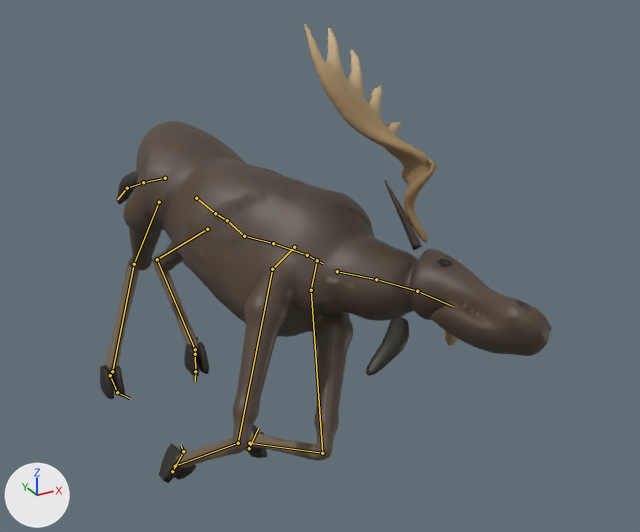
Two versions of the glTF model game/public/assets/models/creature/creature_marsh_moose.glb, one commit apart.
The view is the same before and after, from a 50 mm camera at (-1.5, -4.3, 3.34) aimed at (0.74, -0.22, 1.3). The axes (+X, +Y, +Z) are drawn at lower left. The lights are the same throughout. The older version comes first. Both versions are drawn at frame 13 of the action 'Death'; the numbers are the values there. The bones that change, and the others that lie on the model, are drawn over the model as lines.

Names of what the first picture shows: 'marsh_moose_anatomy'.
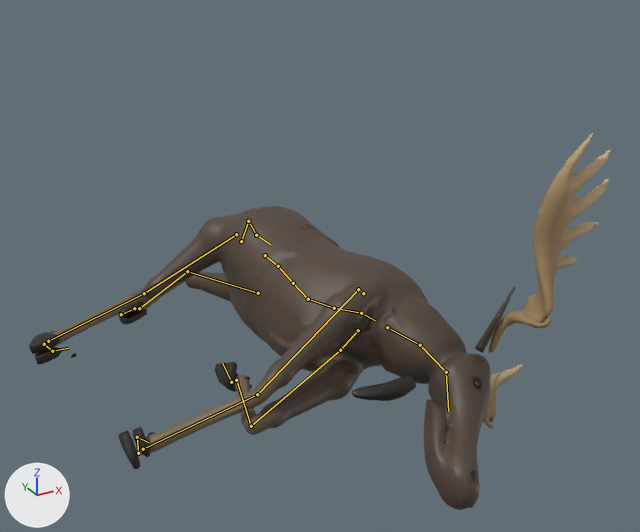
What differs and where, as boxes [x1, y1, x2, y2] in the pictures (640 x 532 px):
'marsh_moose_anatomy', posed (29% wider, 18% shorter): before [100, 24, 552, 483]; after [29, 133, 611, 510]
bone 'pelvis', root to tip: before (196, 198) to (215, 213); after (265, 255) to (278, 266)
bone 'spine_01', root to tip: before (215, 213) to (227, 220); after (278, 266) to (293, 283)
bone 'spine_02', root to tip: before (227, 220) to (244, 236); after (293, 283) to (308, 299)
bone 'spine_03', root to tip: before (244, 236) to (273, 243); after (308, 299) to (334, 308)
bone 'spine_04', root to tip: before (273, 243) to (307, 255); after (334, 308) to (361, 313)
bone 'spine_05', root to tip: before (307, 255) to (323, 263); after (361, 313) to (375, 320)
bone 'neck_01', root to tip: before (337, 271) to (376, 279); after (387, 327) to (420, 345)
bone 'neck_02', root to tip: before (376, 279) to (417, 291); after (420, 345) to (446, 372)
bone 'head', root to tip: before (417, 291) to (453, 306); after (446, 372) to (448, 411)
bone 'frontleg_scapula_l', root to tip: before (317, 260) to (311, 290); after (358, 330) to (340, 350)
bone 'frontleg_hip_l', root to tip: before (311, 290) to (322, 453); after (340, 350) to (251, 426)
bone 'frontleg_knee1_l', root to tip: before (322, 453) to (249, 443); after (251, 426) to (236, 380)
bone 'frontleg_knee2_l', root to tip: before (249, 443) to (249, 448); after (236, 380) to (231, 382)
bone 'frontleg_ankle_l', root to tip: before (249, 448) to (258, 428); after (231, 382) to (222, 363)
bone 'frontleg_scapula_r', root to tip: before (294, 247) to (272, 269); after (363, 293) to (358, 289)
bone 'frontleg_hip_r', root to tip: before (272, 269) to (238, 443); after (358, 289) to (257, 394)
bone 'frontleg_knee1_r', root to tip: before (238, 443) to (175, 466); after (257, 394) to (143, 449)
bone 'frontleg_knee2_r', root to tip: before (175, 466) to (172, 471); after (143, 449) to (138, 453)
bone 'frontleg_ankle_r', root to tip: before (172, 471) to (183, 451); after (138, 453) to (137, 437)
bone 'tail_01', root to tip: before (165, 178) to (143, 182); after (241, 241) to (248, 221)
bone 'tail_02', root to tip: before (143, 182) to (127, 188); after (248, 221) to (256, 235)
bone 'tail_03', root to tip: before (127, 188) to (117, 199); after (256, 235) to (270, 244)
bone 'thigh_l', root to tip: before (207, 229) to (157, 259); after (258, 293) to (187, 271)
bone 'calf_l', root to tip: before (157, 259) to (195, 349); after (187, 271) to (139, 308)
bone 'hindleg_knee2_l', root to tip: before (195, 349) to (195, 354); after (139, 308) to (134, 308)
bone 'hindleg_ankle_l', root to tip: before (195, 354) to (195, 371); after (134, 308) to (121, 314)
bone 'thigh_r', root to tip: before (159, 202) to (134, 264); after (236, 234) to (144, 293)
bone 'calf_r', root to tip: before (134, 264) to (112, 371); after (144, 293) to (48, 341)
bone 'hindleg_knee2_r', root to tip: before (112, 371) to (110, 375); after (48, 341) to (44, 344)
bone 'hindleg_ankle_r', root to tip: before (110, 375) to (117, 392); after (44, 344) to (52, 351)
bone 'hindleg_ball_r', root to tip: before (117, 392) to (130, 398); after (52, 351) to (68, 348)

The edits, one by one:
Bone 'pelvis' (bone_pelvis) moves from (0.318, 0.0, 0.13) to (0.814, -0.102, 0.648).
Bone 'pelvis' (bone_pelvis) turns from (16, -37, -22) to (-2, -73, 2) degrees about its own x, y and z.
Bone 'spine_01' (bone_spine_01) turns from (6, 0, -24) to (-3, -6, 13) degrees about its own x, y and z.
Bone 'spine_02' (bone_spine_02) turns from (-6, 1, 16) to (1, -11, -5) degrees about its own x, y and z.
Bone 'spine_03' (bone_spine_03) turns from (1, 7, -16) to (0, -5, 6) degrees about its own x, y and z.
Bone 'spine_04' (bone_spine_04) turns from (1, 6, -15) to (-1, -7, 8) degrees about its own x, y and z.
Bone 'spine_05' (bone_spine_05) turns from (12, -6, 20) to (-5, -1, -9) degrees about its own x, y and z.
Bone 'neck_01' (bone_neck_01) turns from (-5, -14, -8) to (1, 8, -5) degrees about its own x, y and z.
Bone 'neck_02' (bone_neck_02) turns from (-11, -16, -3) to (1, 7, -10) degrees about its own x, y and z.
Bone 'head' (bone_head) turns from (-18, 9, 8) to (5, 0, -8) degrees about its own x, y and z.
Bone 'frontleg_scapula_l' (bone_frontleg_scapula_l) turns from (0, 0, 0) to (-8, -4, 2) degrees about its own x, y and z.
Bone 'frontleg_hip_l' (bone_frontleg_hip_l) turns from (44, 14, 4) to (13, 14, 4) degrees about its own x, y and z.
Bone 'frontleg_knee1_l' (bone_frontleg_knee1_l) turns from (-104, 0, 6) to (-133, 0, 6) degrees about its own x, y and z.
Bone 'frontleg_knee2_l' (bone_frontleg_knee2_l) turns from (100, -6, 14) to (100, 12, -50) degrees about its own x, y and z.
Bone 'frontleg_ankle_l' (bone_frontleg_ankle_l) turns from (32, -64, 121) to (-124, -28, 8) degrees about its own x, y and z.
Bone 'frontleg_scapula_r' (bone_frontleg_scapula_r) turns from (0, 0, 0) to (-28, 12, -10) degrees about its own x, y and z.
Bone 'frontleg_hip_r' (bone_frontleg_hip_r) turns from (31, 24, 12) to (-15, 20, 24) degrees about its own x, y and z.
Bone 'frontleg_knee1_r' (bone_frontleg_knee1_r) turns from (-77, 0, -6) to (-30, 0, -6) degrees about its own x, y and z.
Bone 'frontleg_knee2_r' (bone_frontleg_knee2_r) turns from (64, 1, 4) to (-39, -174, 0) degrees about its own x, y and z.
Bone 'frontleg_ankle_r' (bone_frontleg_ankle_r) turns from (69, -108, 87) to (48, 16, 119) degrees about its own x, y and z.
Bone 'tail_01' (bone_tail_01) turns from (44, 5, -11) to (-52, -23, -44) degrees about its own x, y and z.
Bone 'tail_02' (bone_tail_02) turns from (-40, 4, 10) to (1, -3, 130) degrees about its own x, y and z.
Bone 'tail_03' (bone_tail_03) turns from (-22, 4, 20) to (-61, 0, 0) degrees about its own x, y and z.
Bone 'thigh_l' (bone_thigh_l) turns from (-50, 13, 18) to (-75, -3, -5) degrees about its own x, y and z.
Bone 'calf_l' (bone_calf_l) turns from (122, -22, 15) to (136, 10, 15) degrees about its own x, y and z.
Bone 'hindleg_knee2_l' (bone_hindleg_knee2_l) turns from (-62, -5, -10) to (-63, -3, -24) degrees about its own x, y and z.
Bone 'hindleg_ankle_l' (bone_hindleg_ankle_l) turns from (-4, -3, 7) to (-8, 2, 30) degrees about its own x, y and z.
Bone 'thigh_r' (bone_thigh_r) turns from (-30, -9, 54) to (-24, 22, 12) degrees about its own x, y and z.
Bone 'calf_r' (bone_calf_r) turns from (62, 40, -27) to (61, 12, -8) degrees about its own x, y and z.
Bone 'hindleg_knee2_r' (bone_hindleg_knee2_r) turns from (-39, 17, -24) to (-34, -13, 20) degrees about its own x, y and z.
Bone 'hindleg_ankle_r' (bone_hindleg_ankle_r) turns from (-19, 12, 31) to (68, -29, 4) degrees about its own x, y and z.
Bone 'hindleg_ball_r' (bone_hindleg_ball_r) turns from (0, 0, 0) to (42, -16, -6) degrees about its own x, y and z.
